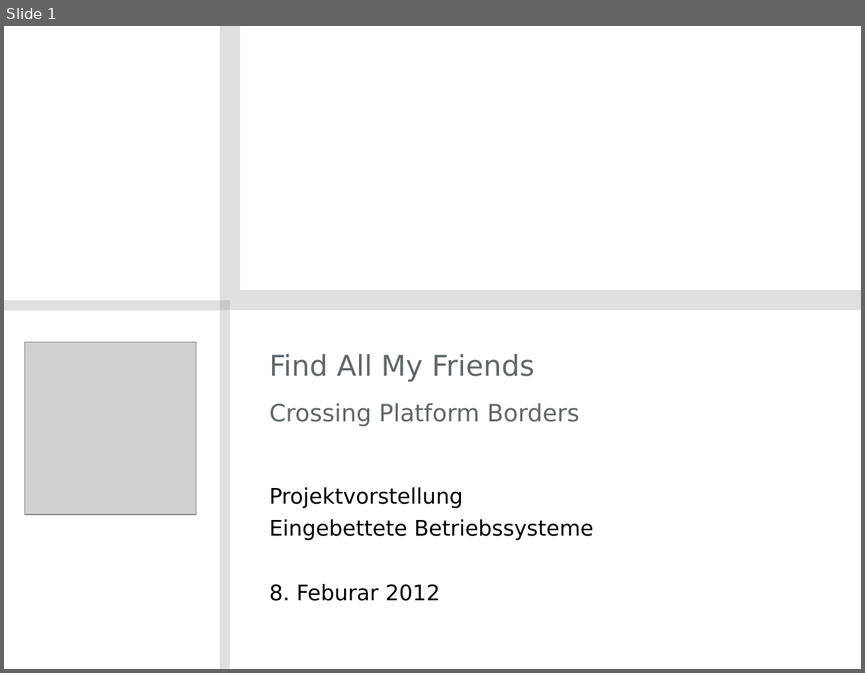
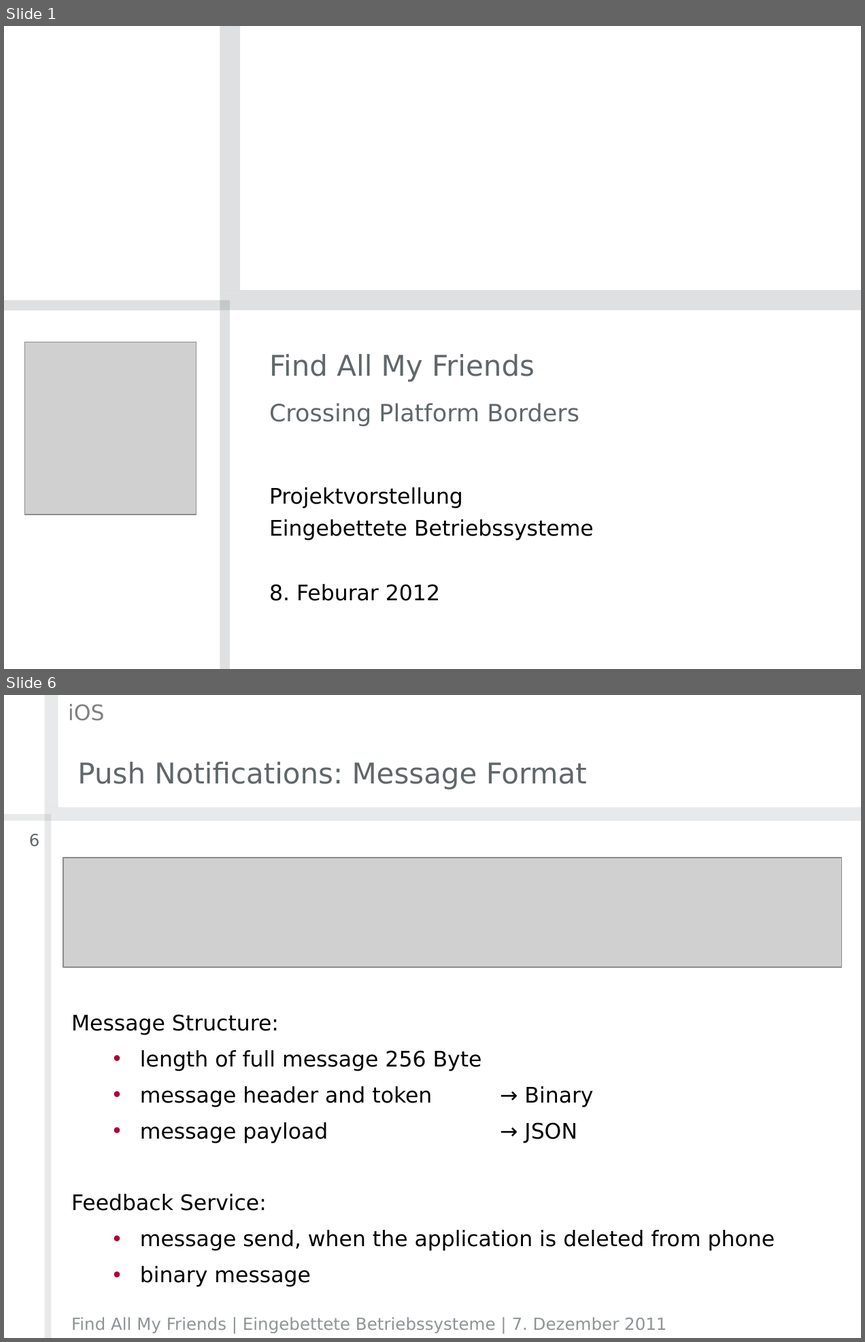
Before and after one commit to timfel/meet4xmas, a slide deck: presentations/End-Projektvorstelltung (Tobias).pptx. Shown one above the other, each under a label of ours: slide 1 before the commit, slides 1 and 6 after it; the slides between them are not shown. The pictures are 865x673 and 865x1342 pixels, drawn with LibreOffice and Linux fonts; fonts in the diff are those of the drawing; grey boxes stand for pictures; background and template pictures are left out. Boxes give left, top, right and bottom in pixels: in the first picture for what was removed or moved away, otherwise in the second. Text is boxed around its words. In the diff, an @@ line names an element or a change of style, - is before the commit and + after.

```diff
--- a/presentations/End-Projektvorstelltung (Tobias).pptx
+++ b/presentations/End-Projektvorstelltung (Tobias).pptx
@@ slide 6 added at bbox=[4, 695, 861, 1338], background #FFFFFF @@
@@ text added at bbox=[68, 704, 104, 721], 18 pt, text #808080 @@
+iOS
@@ title added at bbox=[77, 762, 587, 790], 24 pt, text #60676A @@
+Push Notifications: Message Format
@@ group added at bbox=[4, 695, 861, 1338]: 4 rectangles @@
@@ page number added at bbox=[29, 834, 40, 847], 14 pt, text #60676A @@
+6
@@ picture added at bbox=[63, 858, 841, 968] @@
@@ text added at bbox=[71, 1014, 775, 1287], 18 pt, text #000000 @@
+Message Structure:
+  • length of full message 256 Byte
+  • message header and token → Binary
+  • message payload → JSON
+Feedback Service:
+  • message send, when the application is deleted from phone
+  • binary message
@@ text added at bbox=[71, 1317, 666, 1333], 14 pt, text #8E9496 @@
+Find All My Friends | Eingebettete Betriebssysteme | 7. Dezember 2011
```
Also in this commit, not shown: 1 slide changed, 3 other slides added.
